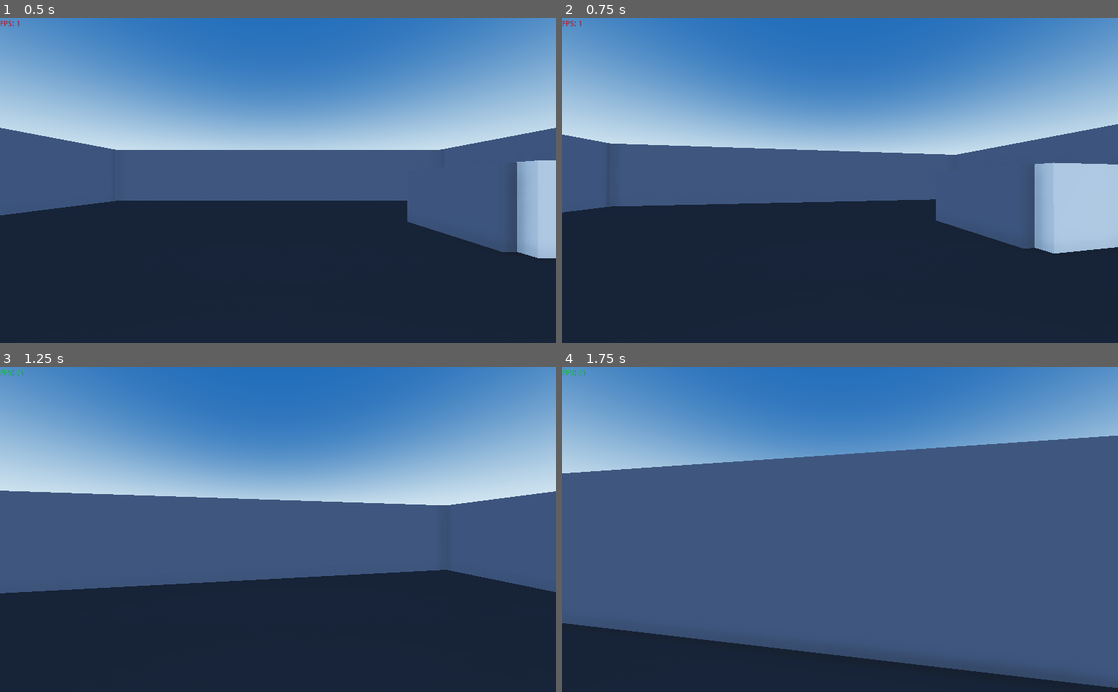
Above: before the commit, frames 1-4 (two rows, left to right).
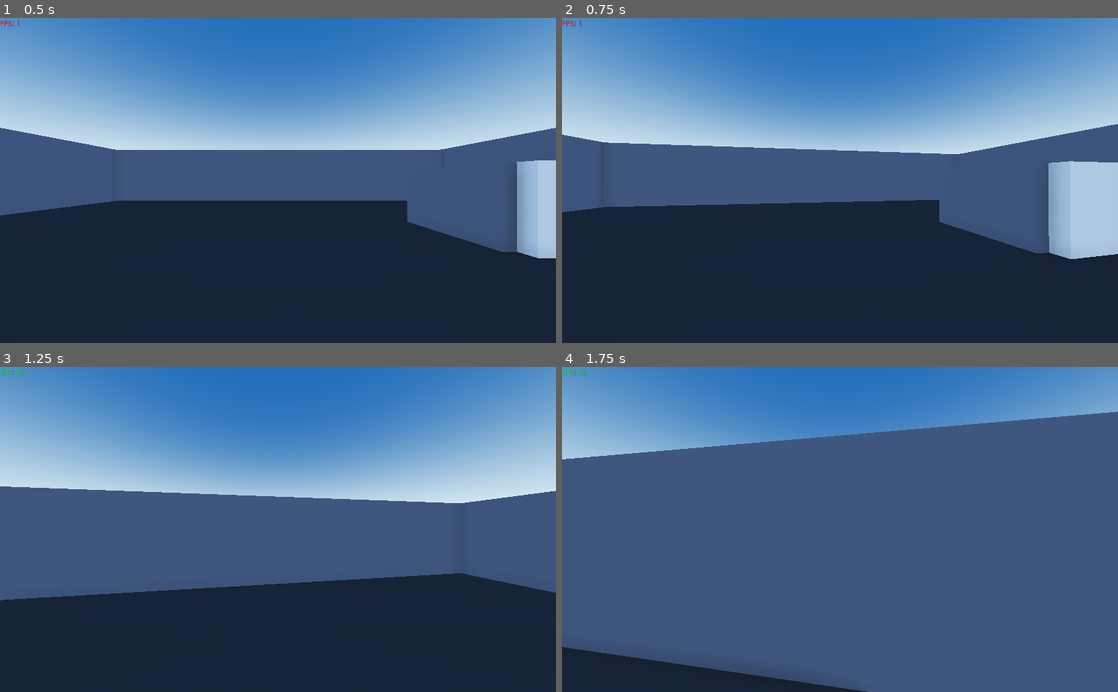
Above: after the commit, the same moments.

Repository: Whimfoome/godot-FirstPersonStarter
Game: Godot game, scene res://FirstPersonStarter/Maps/Levels/L_Main.tscn
Two runs of this game, one before a commit and one after it. Both use one fixed random seed, a clock stepped at 60 frames per second and the inputs below.
Inputs (mouse positions are in pixels of both pictures, inside the frame that each line leads up to):
- Up to frame 1 (0.5 s): no input
- Up to frame 2 (0.75 s): move the mouse to (867, 180) at 0.52 s; hold W (moveForward) from 0.53 s (still down); hold Shift (moveSprint) from 0.53 s (still down)
- Up to frame 3 (1.25 s): keep holding W (moveForward); keep holding Shift (moveSprint); tap Space (moveJump) at 0.77 s
- Up to frame 4 (1.75 s): keep holding W (moveForward); move the mouse to (812, 529) at 1.27 s; release Shift (moveSprint) at 1.28 s; tap Shift (moveSprint) at 1.35 s; tap Space (moveJump) at 1.52 s

Frame 1 is identical in both runs. In frame 2, 1.9% of the frame differs, in the area x 0-100%, y 32-75%; in frame 3, 2.3%; in frame 4, 13%, in the area x 0-100%, y 13-100%.

Commit message:
Typed GDScript

Diff:
--- a/FirstPersonStarter/Core/Scripts/playerController.gd
+++ b/FirstPersonStarter/Core/Scripts/playerController.gd
@@ -9,41 +9,41 @@
 # Camera
 export (float) var mouse_sensitivity = 10
 export (NodePath) var head_path
-onready var head = get_node(head_path)
+onready var head: Spatial = get_node(head_path)
 export (NodePath) var cam_path
-onready var cam = get_node(cam_path)
+onready var cam: Camera = get_node(cam_path)
 export (float) var FOV = 90
-var axis = Vector2()
+var axis: Vector2 = Vector2()
 # Move
-var velocity = Vector3()
-var direction = Vector3()
-var mvarray = [false, false, false, false] # FW, BW, L, R
-var can_sprint = true
-var sprinting = false
+var velocity: Vector3 = Vector3()
+var direction: Vector3 = Vector3()
+var mvarray: Array = [false, false, false, false] # FW, BW, L, R
+var can_sprint: bool = true
+var sprinting: bool = false
 # Walk
-export var gravity = 30
-export var walk_speed = 10
-export var sprint_speed = 16
-export var acceleration = 4
-export var deacceleration = 6
-export var jump_height = 10
-var grounded = false
+export (float) var gravity = 30.0
+export (int) var walk_speed = 10
+export (int) var sprint_speed = 16
+export (int) var acceleration = 6
+export (int) var deacceleration = 8
+export (int) var jump_height = 10
+var grounded: bool = false
 # Fly
-export var fly_speed = 10
-export var fly_accel = 4
-var flying = false
+export (int) var fly_speed = 10
+export (int) var fly_accel = 4
+var flying: bool = false
 # Slope
 export (NodePath) var slope_ray_path
-onready var slope_ray = get_node(slope_ray_path)
+onready var slope_ray: RayCast = get_node(slope_ray_path)
 
 ##################################################
 
-func _ready():
+func _ready() -> void:
 	Input.set_mouse_mode(Input.MOUSE_MODE_CAPTURED)
 	cam.fov = FOV
 
 
-func _physics_process(delta):
+func _physics_process(delta: float) -> void:
 	camera_rotation(delta)
 
 	if flying:
@@ -52,16 +52,16 @@
 		walk(delta)
 
 
-func _input(event):
+func _input(event: InputEvent) -> void:
 	if event is InputEventMouseMotion:
 		axis = event.relative
 
 
-func walk(delta):
+func walk(delta: float) -> void:
 	# Input
 	mvarray = [false, false, false, false]
 	direction = Vector3()
-	var aim = get_global_transform().basis
+	var aim: Basis = get_global_transform().basis
 	if Input.is_action_pressed("moveForward"):
 		direction -= aim.z
 		mvarray[0] = true
@@ -83,8 +83,7 @@
 	elif !slope_ray.is_colliding():
 		grounded = false
 	if grounded and !is_on_floor():
-		var pull_down = Vector3(0, -0.1, 0)
-		pull_down = move_and_collide(pull_down)
+		var _collision: KinematicCollision  = move_and_collide(Vector3(0, -0.1, 0))
 
 	# Jump
 	if grounded and Input.is_action_just_pressed("moveJump"):
@@ -95,7 +94,7 @@
 	velocity.y += -gravity * delta
 
 	# Sprint
-	var speed
+	var speed: int
 	if Input.is_action_pressed("moveSprint") && can_sprint && mvarray[0] == true && mvarray[1] != true:
 		speed = sprint_speed
 		cam.set_fov(lerp(cam.fov, FOV * 1.05, delta * 8))
@@ -106,15 +105,15 @@
 		sprinting = false
 
 	# Acceleration and Deacceleration
-	var temp_vel = velocity
+	var temp_vel: Vector3 = velocity
 	temp_vel.y = 0
-	var target = direction * speed
-	var tem_accel
+	var target: Vector3 = direction * speed
+	var temp_accel: int
 	if direction.dot(temp_vel) > 0:
-		tem_accel = acceleration
+		temp_accel = acceleration
 	else:
-		tem_accel = deacceleration
-	temp_vel = temp_vel.linear_interpolate(target, tem_accel * delta)
+		temp_accel = deacceleration
+	temp_vel = temp_vel.linear_interpolate(target, temp_accel * delta)
 	velocity.x = temp_vel.x
 	velocity.z = temp_vel.z
 
@@ -122,7 +121,7 @@
 	velocity = move_and_slide(velocity, Vector3(0, 1, 0), true)
 
 
-func fly(delta):
+func fly(delta: float) -> void:
 	# Input
 	direction = Vector3()
 	var aim = head.get_global_transform().basis
@@ -137,19 +136,19 @@
 	direction = direction.normalized()
 
 	# Acceleration and Deacceleration
-	var target = direction * fly_speed
+	var target: Vector3 = direction * fly_speed
 	velocity = velocity.linear_interpolate(target, fly_accel * delta)
 
 	# Move
 	velocity = move_and_slide(velocity)
 
 
-func camera_rotation(delta):
+func camera_rotation(delta: float) -> void:
 	if Input.get_mouse_mode() != Input.MOUSE_MODE_CAPTURED:
 		return
 	if axis.length() > 0:
-		var mouse_x = -axis.x * mouse_sensitivity * delta
-		var mouse_y = -axis.y * mouse_sensitivity * delta
+		var mouse_x: float = -axis.x * mouse_sensitivity * delta
+		var mouse_y: float = -axis.y * mouse_sensitivity * delta
 
 		axis = Vector2()
 
@@ -157,6 +156,6 @@
 
 		head.rotate_x(deg2rad(mouse_y))
 
-		var temp_rot = head.rotation_degrees
+		var temp_rot: Vector3 = head.rotation_degrees
 		temp_rot.x = clamp(temp_rot.x, -90, 90)
 		head.rotation_degrees = temp_rot
--- a/FirstPersonStarter/Maps/Levels/FPS_Counter.gd
+++ b/FirstPersonStarter/Maps/Levels/FPS_Counter.gd
@@ -4,9 +4,9 @@
 export (bool) var enabled = true
 
 
-func _process(_delta):
+func _process(_delta: float) -> void:
 	if enabled:
-		var frames = Engine.get_frames_per_second()
+		var frames: float = Engine.get_frames_per_second()
 		text = "FPS: "
 		text += str(frames)
 
--- a/FirstPersonStarter/Maps/Levels/Ls_Main.gd
+++ b/FirstPersonStarter/Maps/Levels/Ls_Main.gd
@@ -9,17 +9,17 @@
 
 ##################################################
 
-func _ready():
+func _ready() -> void:
 	if fast_close:
 		print("Fast Close Enabled in the 'Ls_Main' Script")
 
 
-func _input(event):
+func _input(event: InputEvent) -> void:
 	if event.is_action_pressed("ui_cancel") and fast_close:
-		get_tree().quit() #QUITS THE GAME
+		get_tree().quit() # Quits the game
 
 	if event.is_action_pressed("mouse_input") and fast_close:
-		match mouse_mode: #SWITCH STATEMENT IN GDSCRIPT
+		match mouse_mode: # Switch statement in GDScript
 			"CAPTURED":
 				Input.set_mouse_mode(Input.MOUSE_MODE_VISIBLE)
 				mouse_mode = "VISIBLE"
--- a/FirstPersonStarter/Maps/Objects/LadderScript.gd
+++ b/FirstPersonStarter/Maps/Objects/LadderScript.gd
@@ -8,9 +8,9 @@
 Learn more on this GDQuest's video: https://www.youtube.com/watch?v=UZu8NwlkXcU
 """
 
-func _on_body_entered(body: PhysicsBody):
+func _on_body_entered(body: PhysicsBody) -> void:
 	body.flying = true
 
 
-func _on_body_exited(body: PhysicsBody):
+func _on_body_exited(body: PhysicsBody) -> void:
 	body.flying = false
